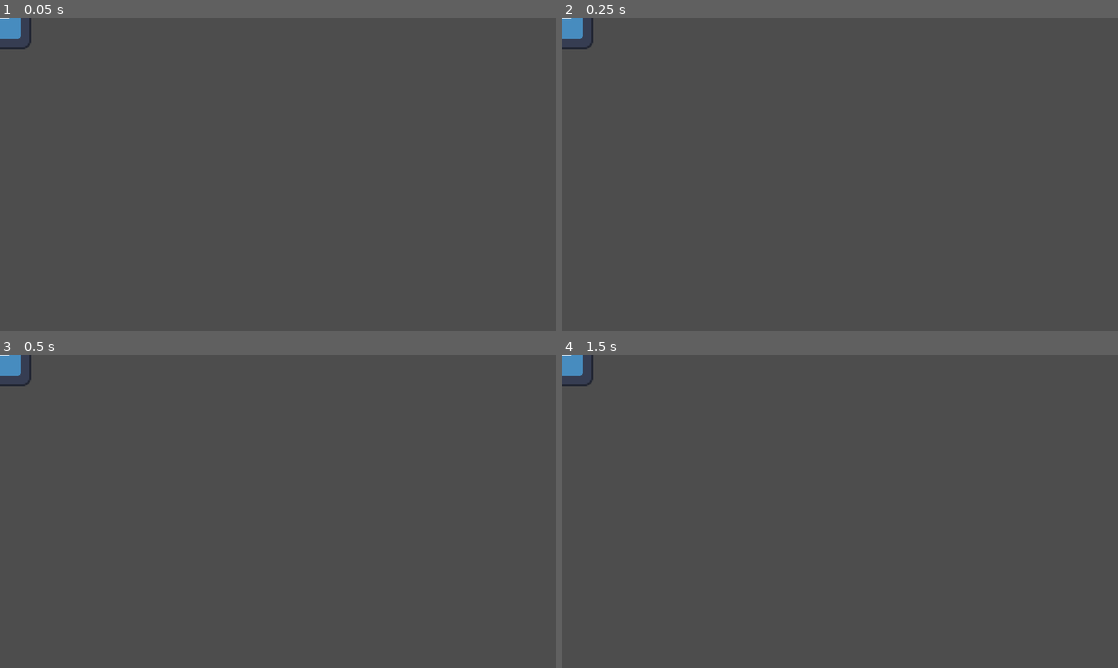
Above: before the commit, frames 1-4 (two rows, left to right).
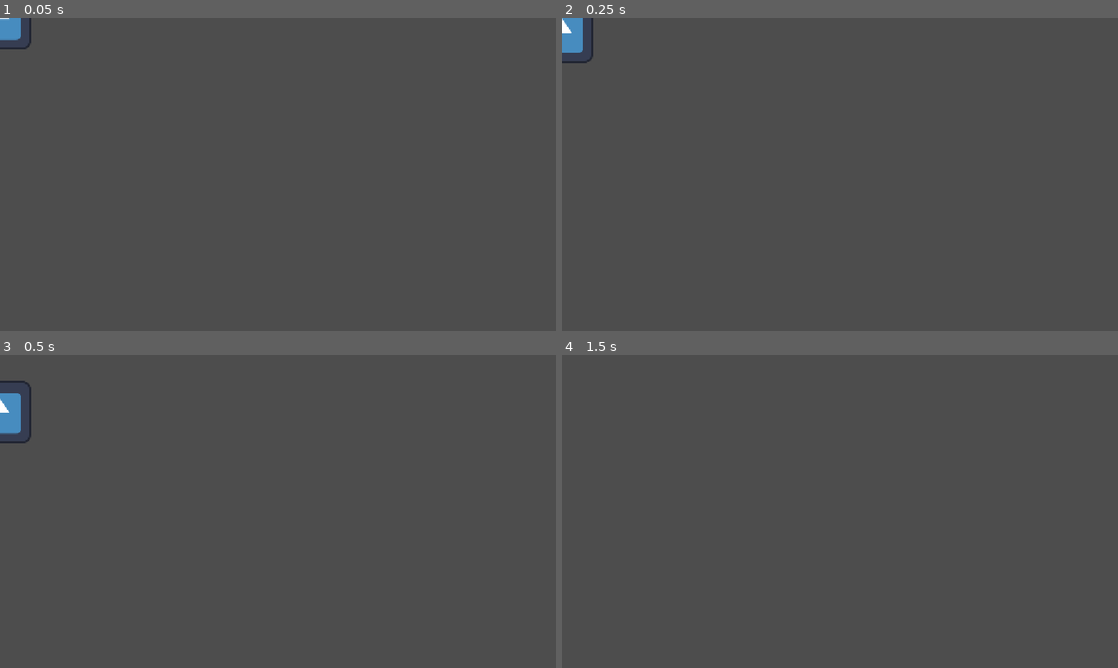
Above: after the commit, the same moments.

Repository: SousasaurusGamer/bounce-back
Game: Godot game, scene res://brayan.tscn
Two runs of this game, one before a commit and one after it. Both use one fixed random seed, a clock stepped at 60 frames per second and the inputs below. The engine's default icon, where the game draws it, is replaced by a stand-in: a white triangle on a blue panel in a dark square.
Inputs:
- Up to frame 1 (0.05 s): no input
- Up to frame 2 (0.25 s): no input
- Up to frame 3 (0.5 s): no input
- Up to frame 4 (1.5 s): tap Enter (ui_accept) at 0.5, 0.6, 0.77, 1.07, 1.35 s; hold Right (ui_right) from 0.53 s (still down)

The runs differ from the first frame. In frame 1, less than 0.1% of the frame differs, in the area x 0-4%, y 0-8%; in frame 2, 0.3%; in frame 3, 0.9%, in the area x 0-6%, y 0-29%; in frame 4, 0.3%.
Error before the commit: Parse Error: Expected end of statement after expression, found "Identifier" instead. (res://Brayan.gd:29)

Commit message:
cmabios hacia brayan

Diff:
--- a/Brayan.gd
+++ b/Brayan.gd
@@ -2,7 +2,7 @@
 
 # estadisticas de personaje
 @export var speed: float = 130.0
-@export var jump_velocity: float = -275.0
+@export var jump_velocity: float = -500.0
 
 # Movimiento del personaje
 func _physics_process(delta: float) -> void:
@@ -12,7 +12,7 @@
         velocity += get_gravity() * delta
 
     # salto
-    if Input.is_action_just_pressed("ui_accept") and is_on_floor():
+    if Input.is_action_just_pressed("ui_up") and is_on_floor():
         velocity.y = jump_velocity
 
     # Movimiento
@@ -26,5 +26,3 @@
         )
 
     move_and_slide()
-    git fetch origin
-git switch --track origin/movimiento
--- /dev/null
+++ b/piso.gd
@@ -0,0 +1 @@
+extends StaticBody2D
